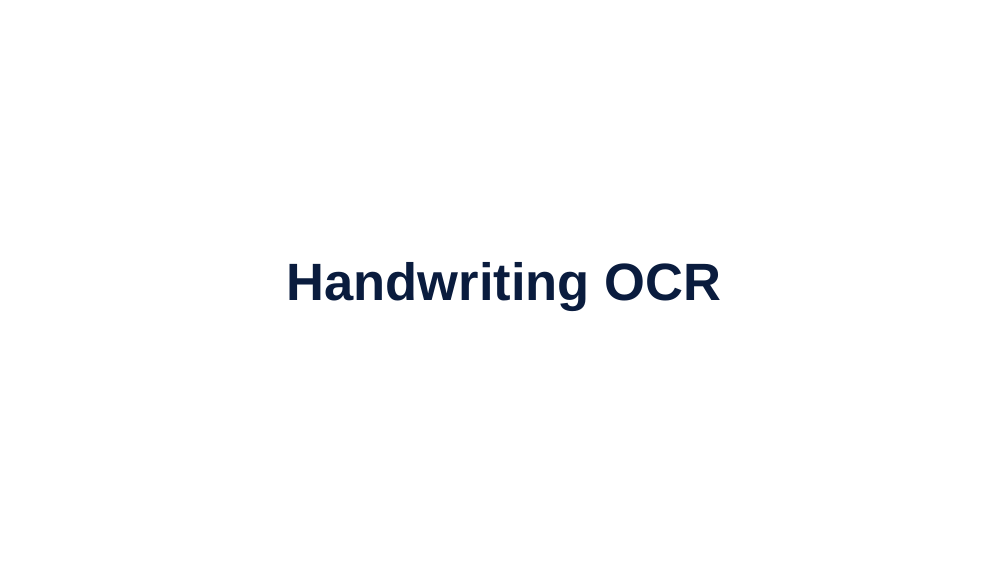
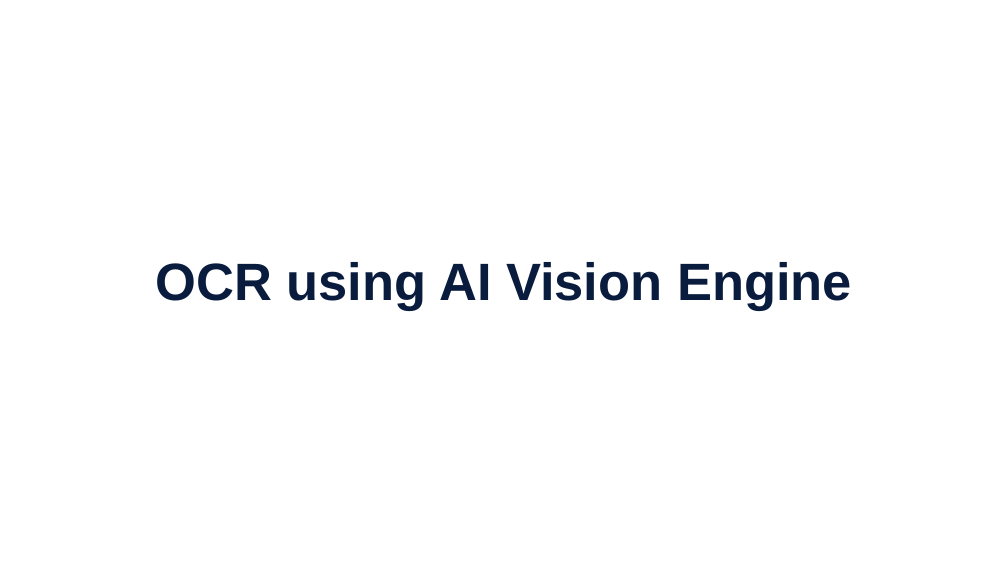
Before and after one commit to EFI-training/OCR-From-Images-To-Text, a slide deck: slide 35 of OCR-2026.pptx. Drawn at 1008x567 pixels with LibreOffice and Linux fonts; fonts in the diff are those of the drawing; background and template pictures are left out. Boxes give left, top, right and bottom in pixels: in the first picture for what was removed or moved away, otherwise in the second. Text is boxed around its words. In the diff, an @@ line names an element or a change of style, - is before the commit and + after.

```diff
--- a/OCR-2026.pptx
+++ b/OCR-2026.pptx
@@ text at (156, 262, 852, 311): text changed @@
-Handwriting OCR
+OCR using AI Vision Engine
```
Also in this commit, not shown: 1 other slide changed, 9 slides added, 1 slide removed, 4 other files.
